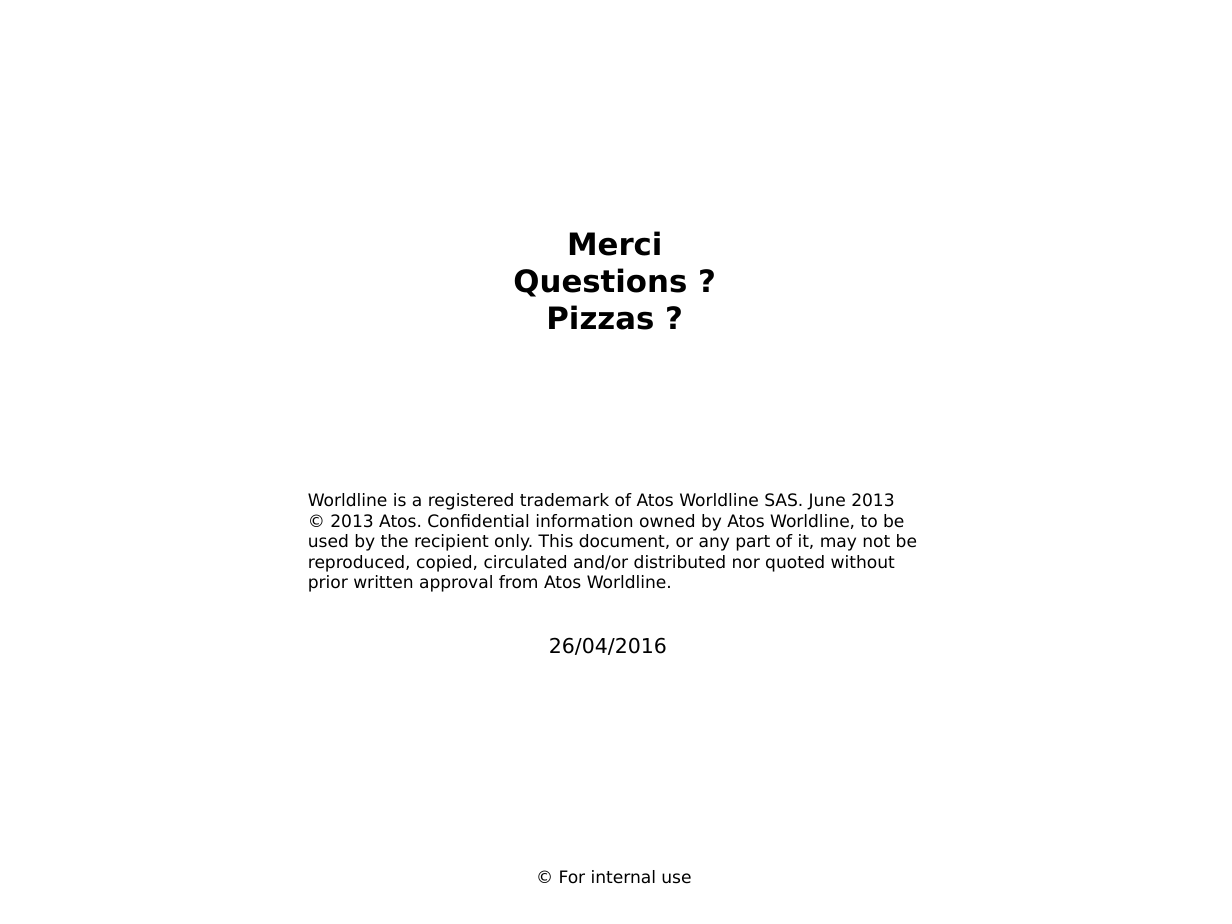
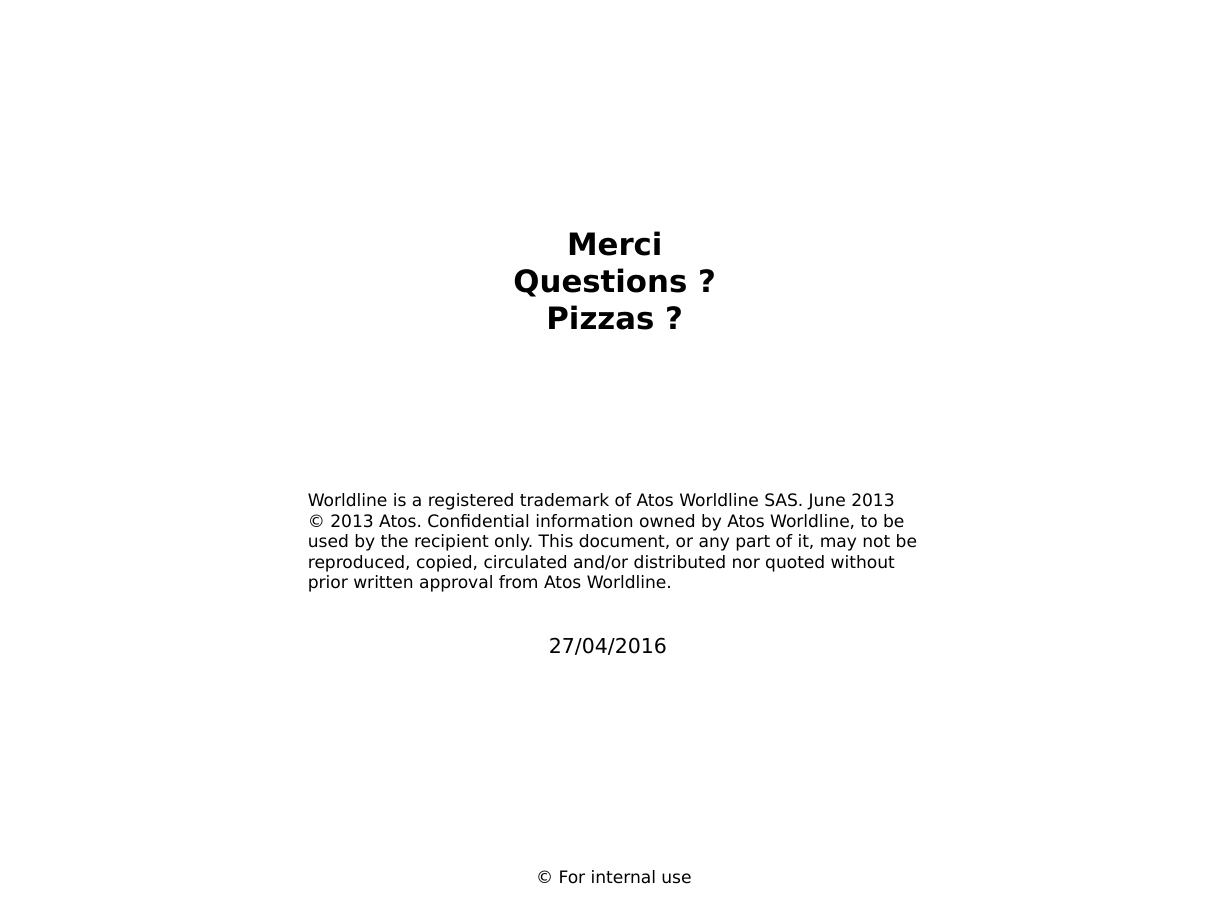
Before and after one commit to TheCopycat/protobuf-powered-android, a slide deck: slide 54 of protobuf-powered_wl.pptx. Drawn at 1232x924 pixels with LibreOffice and Linux fonts; fonts in the diff are those of the drawing; background and template pictures are left out. Boxes give left, top, right and bottom in pixels: in the first picture for what was removed or moved away, otherwise in the second. Text is boxed around its words. In the diff, an @@ line names an element or a change of style, - is before the commit and + after.

```diff
--- a/protobuf-powered_wl.pptx
+++ b/protobuf-powered_wl.pptx
@@ text at (x1=549, y1=637, x2=667, y2=655): text changed @@
-26/04/2016
+27/04/2016
```
Also in this commit, not shown: 1 other slide changed.
